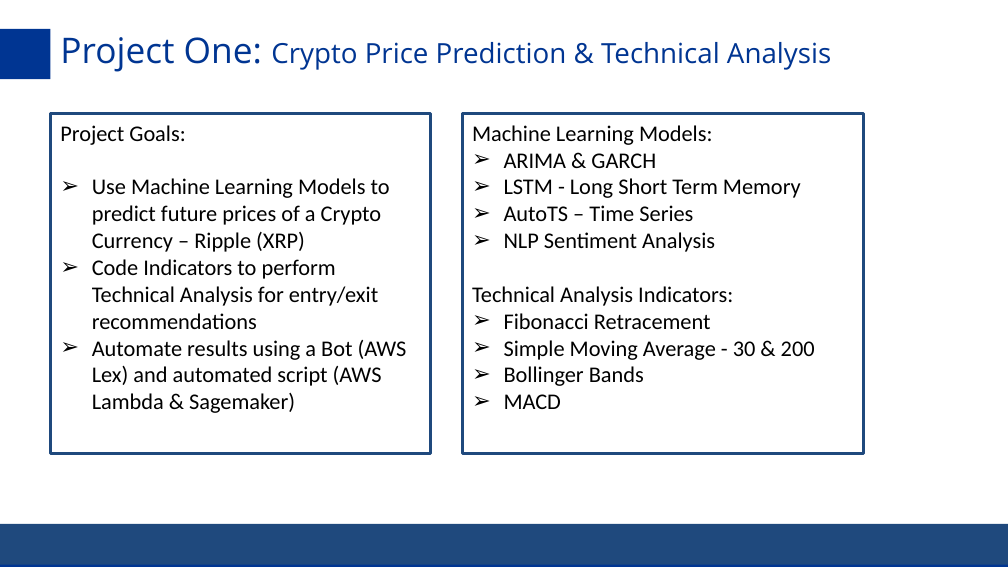
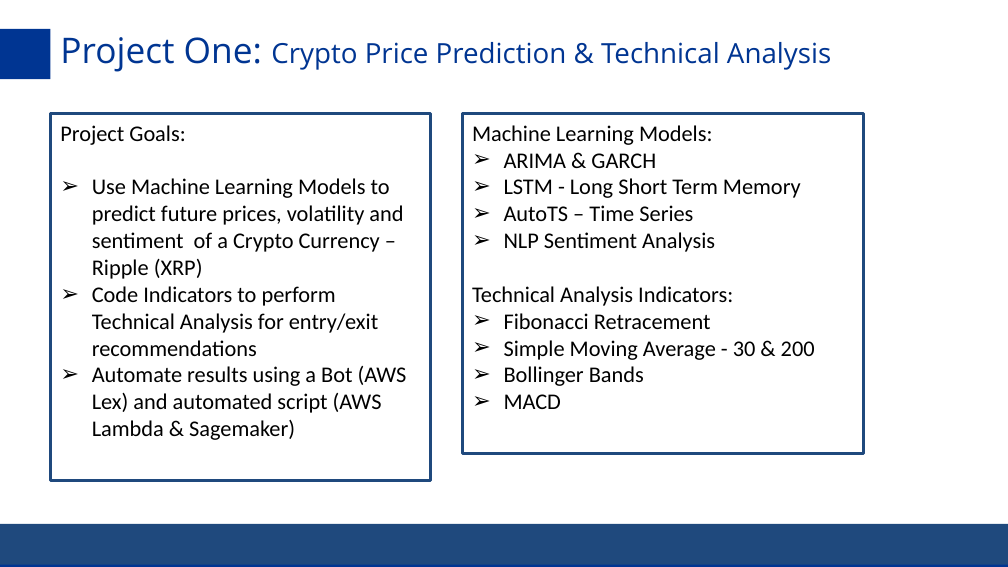
Before and after one commit to Fsalomon496/Crypto_Price_Prediction_Bot, a slide deck: slide 2 of Project_Two_XRP_Analysis.pptx. Drawn at 1008x567 pixels with LibreOffice and Linux fonts; fonts in the diff are those of the drawing; background and template pictures are left out. Boxes give left, top, right and bottom in pixels: in the first picture for what was removed or moved away, otherwise in the second. Text is boxed around its words. In the diff, an @@ line names an element or a change of style, - is before the commit and + after.

```diff
--- a/Project_Two_XRP_Analysis.pptx
+++ b/Project_Two_XRP_Analysis.pptx
@@ rectangle "Project Goals:": place and size @@
-rectangle "Project Goals:" at (50,114,430,454)
+rectangle "Project Goals:" at (50,114,430,481)
@@ text in rectangle at (92,178,403,279): text changed @@
-➢ Use Machine Learning Models to predict future prices of a Crypto Currency – Ripple (XRP)
+➢ Use Machine Learning Models to predict future prices, volatility and sentiment of a Crypto Currency – Ripple (XRP)
```
Also in this commit, not shown: 1 slide added, 1 slide removed, 1 other file.
